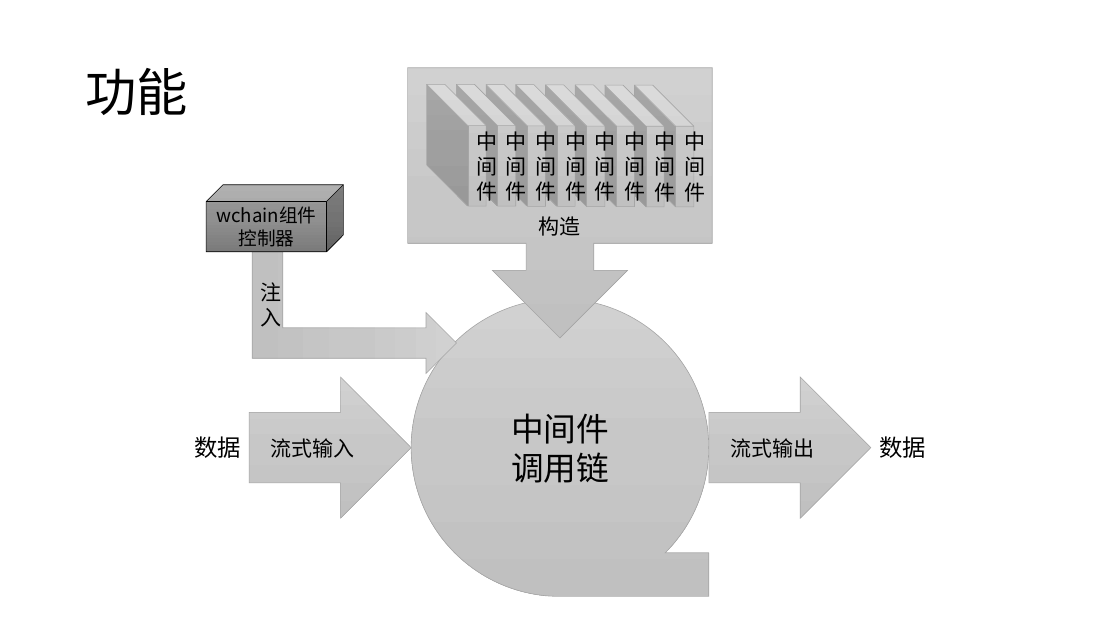
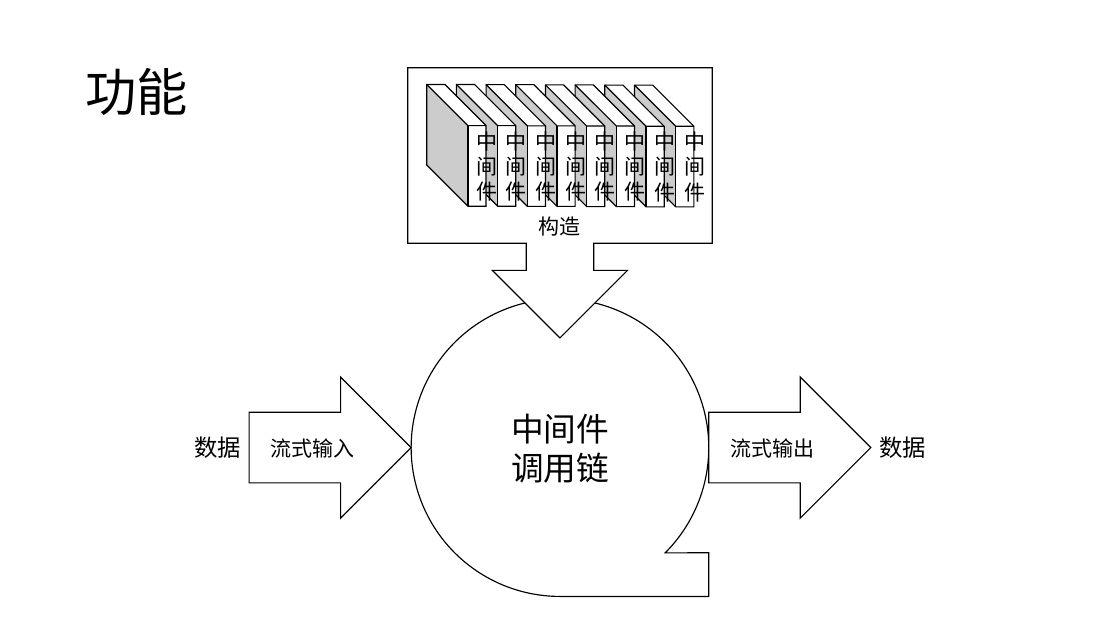
Before and after one commit to WuXiSTC/ArchievesCenter, a slide deck: slide 3 of wchain设计图.pptx. Drawn at 1120x630 pixels with LibreOffice and Linux fonts; fonts in the diff are those of the drawing. Boxes give left, top, right and bottom in pixels: in the first picture for what was removed or moved away, otherwise in the second. Text is boxed around its words. In the diff, an @@ line names an element or a change of style, - is before the commit and + after.

```diff
--- a/wchain设计图.pptx
+++ b/wchain设计图.pptx
@@ fill gradient #D2D2D2 to #C8C8C8 to #C0C0C0 to #FFFFFF; outline #A5A5A5 0.5 pt to #000000 1 pt in 12 elements at [412, 299, 709, 597], [250, 377, 412, 518], [709, 377, 871, 518], [408, 68, 712, 339], [634, 85, 694, 207], [605, 85, 665, 207], [576, 85, 635, 207], [545, 85, 605, 207], [516, 85, 576, 207], [486, 85, 546, 207], [456, 85, 516, 207], [427, 85, 486, 207] @@
@@ cube removed at [207, 185, 344, 252] @@
-wchain组件控制器
@@ bent up arrow removed at [252, 252, 456, 374] @@
-注入
```
Also in this commit, not shown: 5 other slides changed, 1 other file.
